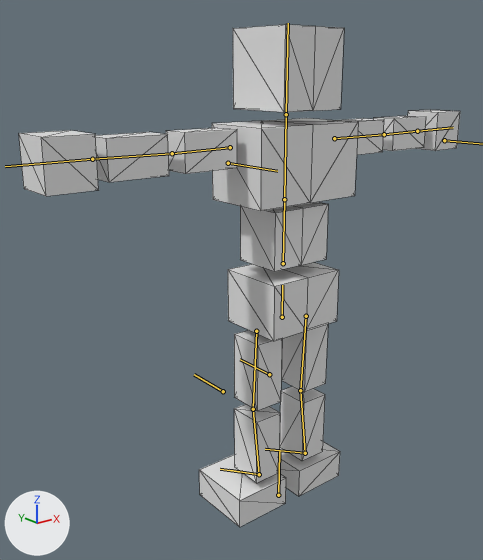
An edit to the glTF model BrowserGame/public/models/animateblend3.glb, drawn before and after from the same camera.
Before and after are seen from a 50 mm lens placed at (-12.3, -13.49, 7.97), pointed at (-0.28, 1.55, 1.95). Every picture has the same lights, and +X, +Y and +Z are marked at lower left. The bones that bend it are drawn over the model as lines. Mesh edges are drawn as thin lines.

In view in the first picture: '立方体'.
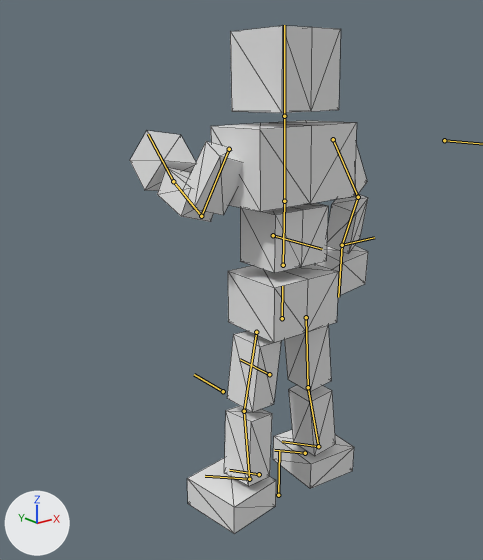
The newer file adds an action. The first version stands in its rest pose; the second is drawn at frame 24 of the action '02_leftarm.run'.

Pixel boxes [x1, y1, x2, y2] of what changed, in the pictures (483 x 560 px):
'立方体', posed (46% narrower): before [19, 25, 460, 527]; after [130, 26, 368, 534]
bone 'chest', root to tip: before (284, 199) to (286, 114); after (284, 201) to (284, 116)
bone 'upper arm.R', root to tip: before (230, 147) to (172, 153); after (229, 149) to (201, 216)
bone 'forearm.R', root to tip: before (172, 153) to (92, 159); after (201, 216) to (173, 181)
bone 'hand.R', root to tip: before (92, 159) to (5, 166); after (173, 181) to (148, 134)
bone 'upper arm.L', root to tip: before (334, 138) to (384, 134); after (333, 139) to (358, 197)
bone 'forearm.L', root to tip: before (384, 134) to (417, 131); after (358, 197) to (342, 245)
bone 'hand.L', root to tip: before (417, 131) to (453, 127); after (342, 245) to (338, 297)
bone 'thighs.R', root to tip: before (256, 331) to (253, 409); after (256, 332) to (244, 411)
bone 'Shin.R', root to tip: before (253, 409) to (259, 474); after (244, 411) to (249, 479)
bone 'feet.R', root to tip: before (259, 474) to (220, 469); after (249, 479) to (205, 476)
bone 'thighs.L', root to tip: before (306, 316) to (300, 390); after (306, 317) to (308, 387)
bone 'Shin.L', root to tip: before (300, 390) to (305, 453); after (308, 387) to (318, 446)
bone 'feet.L', root to tip: before (305, 453) to (265, 449); after (318, 446) to (282, 441)

Diff of the bpy script that builds the scene:
```diff
--- a/BrowserGame/public/models/animateblend3.glb.py
+++ b/BrowserGame/public/models/animateblend3.glb.py
@@ bone_chest @@
 bone_chest = bpy.data.objects['アーマチュア'].pose.bones['chest']  # child of 'waist'
-bone_chest.rotation_quaternion = (1.0, 0.0, 0.0, 0.0)  # degrees (0, 0, 0)
+bone_chest.rotation_quaternion = (1.0, -0.013, 0.0, 0.0)  # degrees (-1, 0, 0)
@@ bone_upper_arm_r @@
 bone_upper_arm_r = bpy.data.objects['アーマチュア'].pose.bones['upper arm.R']  # child of 'chest'
-bone_upper_arm_r.rotation_quaternion = (1.0, 0.0, 0.0, 0.0)  # degrees (0, 0, 0)
+bone_upper_arm_r.rotation_quaternion = (0.778, -0.185, -0.049, 0.599)  # degrees (-20, 8, 74)
@@ bone_forearm_r @@
 bone_forearm_r = bpy.data.objects['アーマチュア'].pose.bones['forearm.R']  # child of 'upper arm.R'
-bone_forearm_r.rotation_quaternion = (1.0, 0.0, 0.0, 0.0)  # degrees (0, 0, 0)
+bone_forearm_r.rotation_quaternion = (0.76, -0.65, 0.0, 0.014)  # degrees (-81, 1, 1)
@@ bone_hand_r @@
 bone_hand_r = bpy.data.objects['アーマチュア'].pose.bones['hand.R']  # child of 'forearm.R'
-bone_hand_r.rotation_quaternion = (1.0, 0.0, 0.0, 0.0)  # degrees (0, 0, 0)
+bone_hand_r.rotation_quaternion = (0.974, -0.211, -0.024, -0.077)  # degrees (-24, -5, -8)
@@ bone_upper_arm_l @@
 bone_upper_arm_l = bpy.data.objects['アーマチュア'].pose.bones['upper arm.L']  # child of 'chest'
-bone_upper_arm_l.rotation_quaternion = (1.0, 0.0, 0.0, 0.0)  # degrees (0, 0, 0)
+bone_upper_arm_l.rotation_quaternion = (0.82, -0.069, -0.206, -0.529)  # degrees (7, -24, -67)
@@ bone_forearm_l @@
 bone_forearm_l = bpy.data.objects['アーマチュア'].pose.bones['forearm.L']  # child of 'upper arm.L'
-bone_forearm_l.rotation_quaternion = (1.0, 0.0, 0.0, 0.0)  # degrees (0, 0, 0)
+bone_forearm_l.rotation_quaternion = (0.975, -0.224, 0.0, -0.005)  # degrees (-26, 0, -1)
@@ bone_hand_l @@
 bone_hand_l = bpy.data.objects['アーマチュア'].pose.bones['hand.L']  # child of 'forearm.L'
-bone_hand_l.rotation_quaternion = (1.0, 0.0, 0.0, 0.0)  # degrees (0, 0, 0)
+bone_hand_l.rotation_quaternion = (0.975, 0.091, 0.194, -0.06)  # degrees (10, 23, -5)
@@ bone_thighs_r @@
 bone_thighs_r = bpy.data.objects['アーマチュア'].pose.bones['thighs.R']  # child of '尻'
-bone_thighs_r.rotation_quaternion = (1.0, 0.0, 0.0, 0.0)  # degrees (0, 0, 0)
+bone_thighs_r.rotation_quaternion = (0.997, 0.025, -0.049, 0.046)  # degrees (3, -6, 5)
@@ bone_shin_r @@
 bone_shin_r = bpy.data.objects['アーマチュア'].pose.bones['Shin.R']  # child of 'thighs.R'
-bone_shin_r.rotation_quaternion = (1.0, 0.0, 0.0, 0.0)  # degrees (0, 0, 0)
+bone_shin_r.rotation_quaternion = (0.999, -0.05, 0.0, 0.0)  # degrees (-6, 0, 0)
@@ bone_feet_r @@
 bone_feet_r = bpy.data.objects['アーマチュア'].pose.bones['feet.R']  # child of 'Shin.R'
-bone_feet_r.rotation_quaternion = (1.0, 0.0, 0.0, 0.0)  # degrees (0, 0, 0)
+bone_feet_r.rotation_quaternion = (0.999, 0.023, -0.042, -0.008)  # degrees (3, -5, -1)
@@ bone_thighs_l @@
 bone_thighs_l = bpy.data.objects['アーマチュア'].pose.bones['thighs.L']  # child of '尻'
-bone_thighs_l.rotation_quaternion = (1.0, 0.0, 0.0, 0.0)  # degrees (0, 0, 0)
+bone_thighs_l.rotation_quaternion = (0.997, 0.006, 0.024, -0.068)  # degrees (0, 3, -8)
@@ bone_shin_l @@
 bone_shin_l = bpy.data.objects['アーマチュア'].pose.bones['Shin.L']  # child of 'thighs.L'
-bone_shin_l.rotation_quaternion = (1.0, 0.0, 0.0, 0.0)  # degrees (0, 0, 0)
+bone_shin_l.rotation_quaternion = (1.0, -0.008, 0.0, 0.0)  # degrees (-1, 0, 0)
@@ bone_feet_l @@
 bone_feet_l = bpy.data.objects['アーマチュア'].pose.bones['feet.L']  # child of 'Shin.L'
-bone_feet_l.rotation_quaternion = (1.0, 0.0, 0.0, 0.0)  # degrees (0, 0, 0)
+bone_feet_l.rotation_quaternion = (0.998, 0.0, 0.068, 0.009)  # degrees (0, 8, 1)
```
